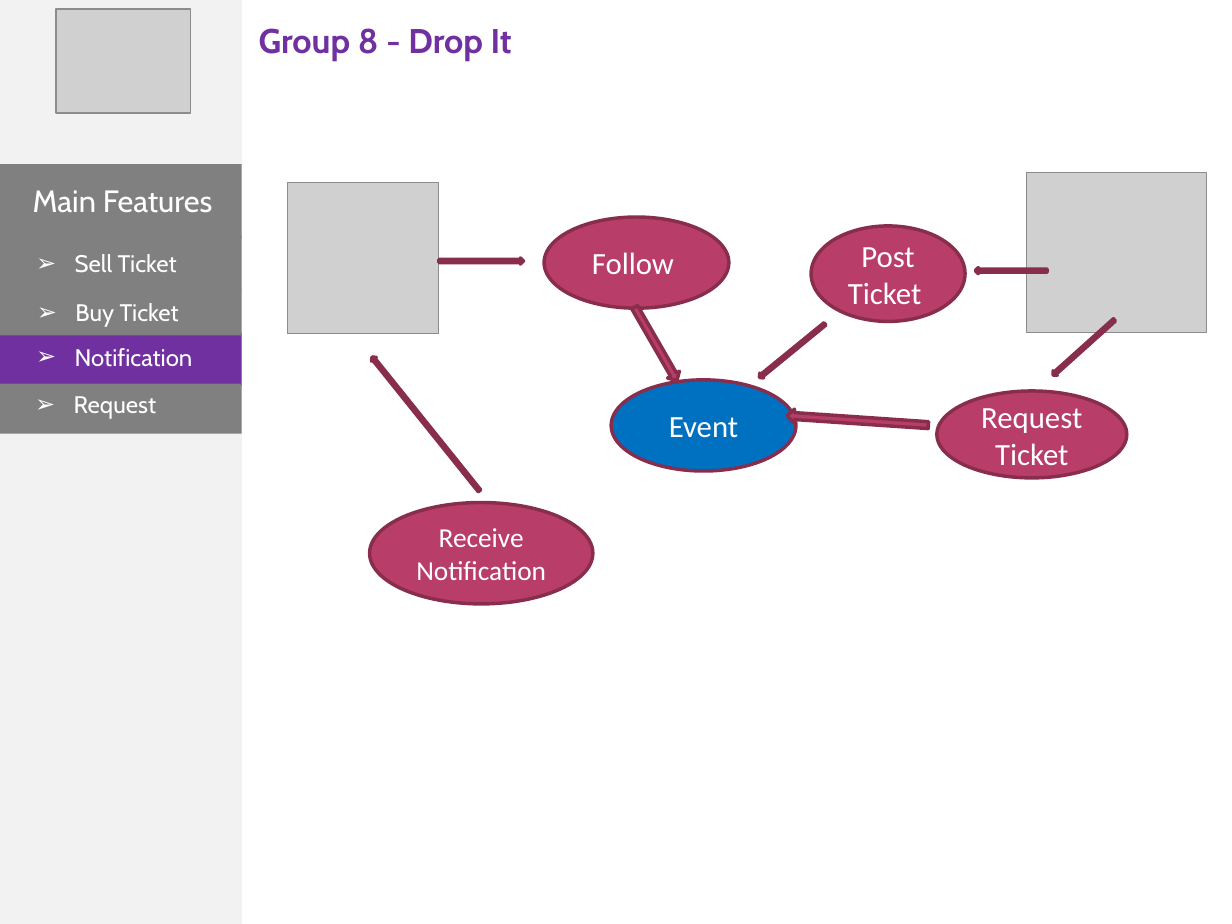
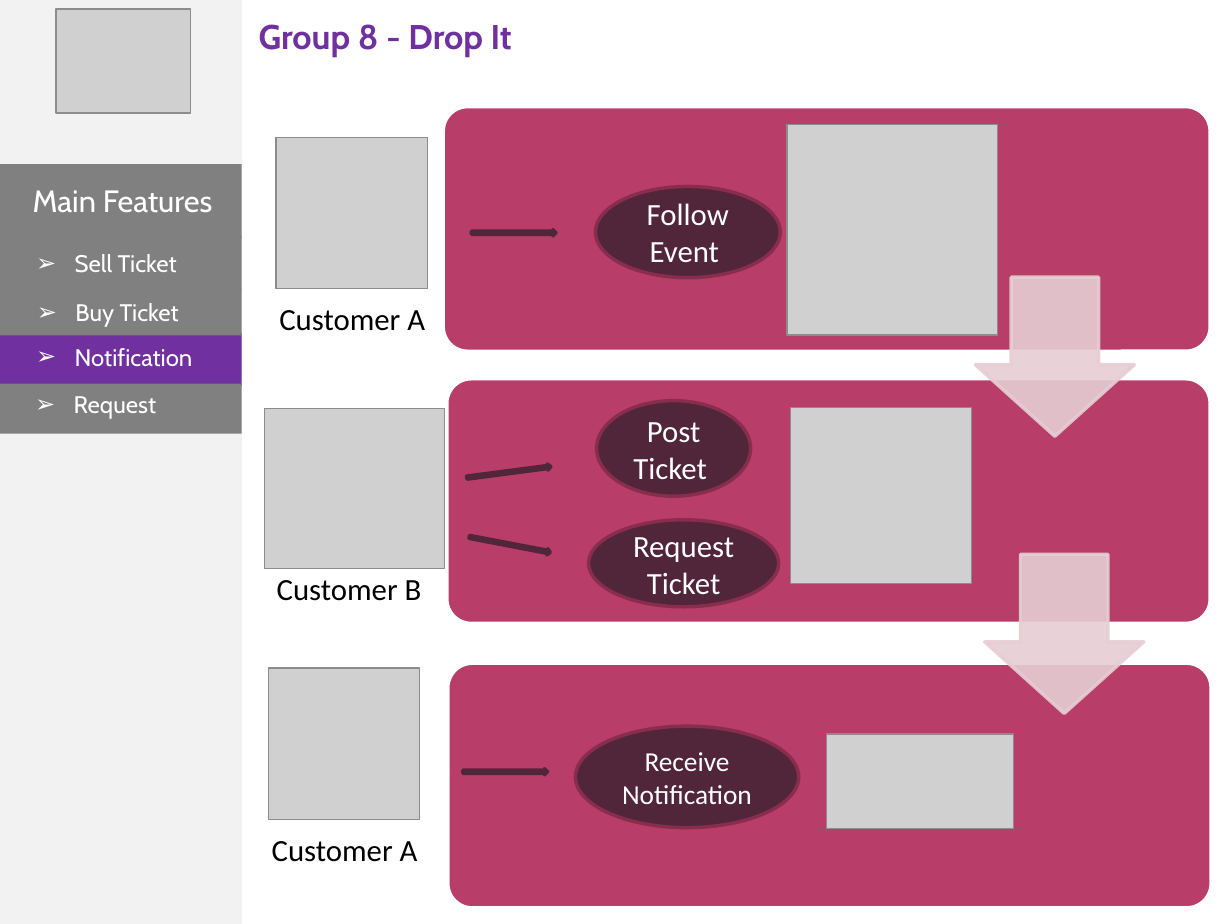
Before and after one commit to phonglk/fptu_capstone, a slide deck: slide 12 of Document/Present.pptx. Drawn at 1232x924 pixels with LibreOffice and Linux fonts; fonts in the diff are those of the drawing; grey boxes stand for pictures. Boxes give left, top, right and bottom in pixels: in the first picture for what was removed or moved away, otherwise in the second. Text is boxed around its words. In the diff, an @@ line names an element or a change of style, - is before the commit and + after.

```diff
--- a/Document/Present.pptx
+++ b/Document/Present.pptx
@@ text "Group 8 - Drop It" moved from (x1=259, y1=28, x2=512, y2=61) to (x1=259, y1=24, x2=512, y2=58) @@
@@ picture moved from (x1=287, y1=182, x2=439, y2=334) to (x1=276, y1=137, x2=428, y2=288) @@
@@ picture added at (x1=787, y1=124, x2=998, y2=335) @@
@@ fill #B83D68 to #51253A in 4 elements at (x1=596, y1=400, x2=750, y2=496), (x1=589, y1=520, x2=779, y2=607), (x1=575, y1=726, x2=798, y2=827), (x1=595, y1=186, x2=780, y2=277) @@
@@ ellipse "Follow Event" moved from (x1=545, y1=217, x2=729, y2=308) to (x1=595, y1=186, x2=780, y2=277) @@
@@ text in ellipse at (x1=647, y1=203, x2=729, y2=263): text changed @@
-Follow
+Follow Event
@@ right arrow moved from (x1=439, y1=257, x2=524, y2=264) to (x1=472, y1=229, x2=557, y2=235) @@
@@ right arrow at (x1=472, y1=229, x2=557, y2=235): fill #B83D68 to #FFFFFF; outline #882D4D 2 pt to #51253A 2 pt @@
@@ left arrow removed at (x1=976, y1=267, x2=1047, y2=274) @@
@@ text added at (x1=279, y1=310, x2=425, y2=331), 18 pt, text #000000 @@
+Customer A
@@ right arrow removed at (x1=629, y1=304, x2=683, y2=385) @@
@@ left arrow removed at (x1=370, y1=356, x2=482, y2=493) @@
@@ ellipse removed at (x1=611, y1=379, x2=796, y2=471) @@
-Event
@@ picture moved from (x1=1026, y1=172, x2=1206, y2=333) to (x1=265, y1=409, x2=445, y2=569) @@
@@ ellipse "Post Ticket" moved from (x1=811, y1=225, x2=965, y2=322) to (x1=596, y1=400, x2=750, y2=496) @@
@@ right arrow removed at (x1=787, y1=409, x2=929, y2=432) @@
@@ picture added at (x1=791, y1=408, x2=972, y2=584) @@
@@ right arrow at (x1=467, y1=464, x2=552, y2=481): fill #B83D68 to #FFFFFF; outline #882D4D 2 pt to #51253A 2 pt; rotation 140 to 352 degrees @@
@@ left arrow at (x1=468, y1=534, x2=551, y2=556): fill #B83D68 to #FFFFFF; outline #882D4D 2 pt to #51253A 2 pt; rotation 318 to 190 degrees @@
@@ ellipse "Request Ticket" moved from (x1=936, y1=391, x2=1126, y2=478) to (x1=589, y1=520, x2=779, y2=607) @@
@@ group added at (x1=444, y1=107, x2=1211, y2=908): 3 rounded rectangles, 2 down arrows @@
@@ text added at (x1=277, y1=580, x2=422, y2=601), 18 pt, text #000000 @@
+Customer B
@@ picture added at (x1=269, y1=668, x2=420, y2=819) @@
@@ ellipse "Receive Notification" moved from (x1=370, y1=503, x2=593, y2=604) to (x1=575, y1=726, x2=798, y2=827) @@
@@ picture added at (x1=827, y1=734, x2=1014, y2=829) @@
@@ right arrow added at (x1=463, y1=769, x2=548, y2=775), fill #FFFFFF, outline #51253A 2 pt @@
@@ text added at (x1=272, y1=841, x2=418, y2=862), 18 pt, text #000000 @@
+Customer A
```
Also in this commit, not shown: 1 other file.
